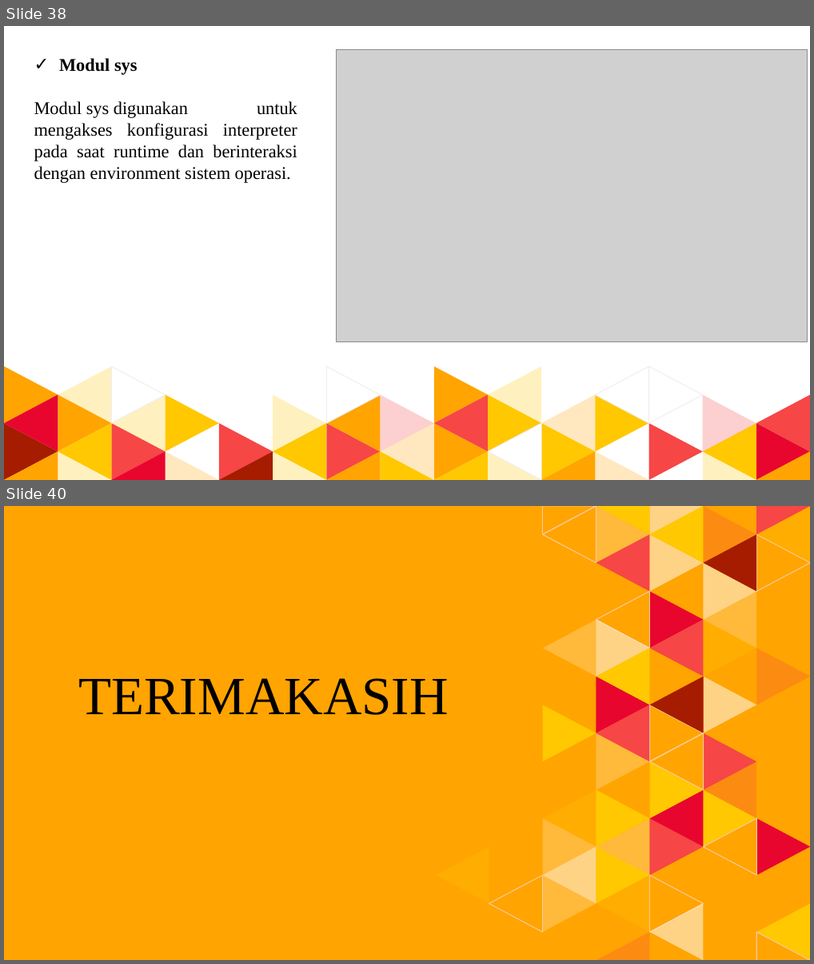
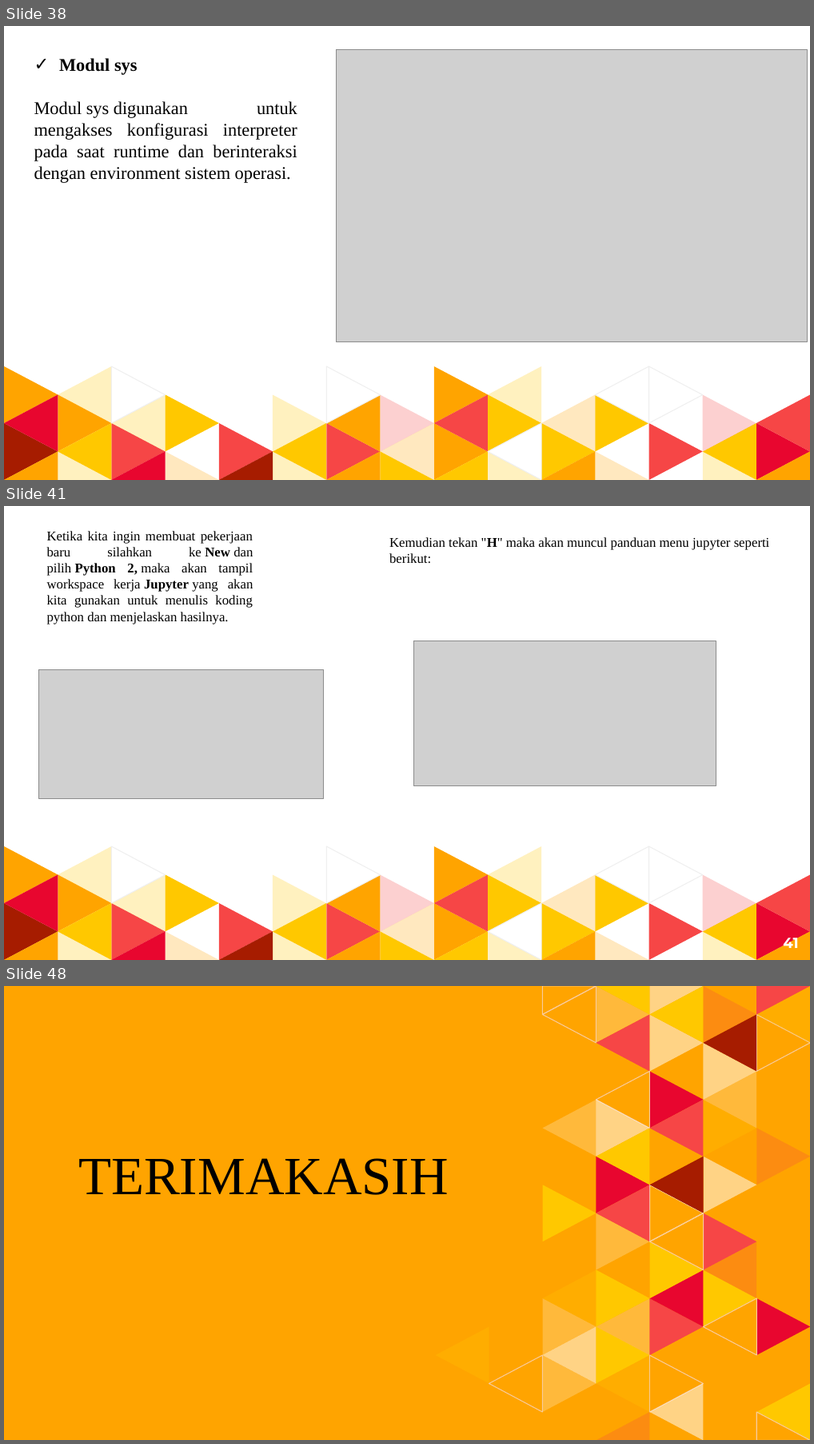
Before and after one commit to dimasaripratama/Pengantar-Deep-Learning, a slide deck: Tugas 1/DimasAriPratama_51415918_4IA17.pptx. Shown one above the other, each under a label of ours: slides 38 and 40 before the commit, slides 38, 41 and 48 after it; the slides between them are not shown. The pictures are 814x964 and 814x1444 pixels, drawn with LibreOffice and Linux fonts; fonts in the diff are those of the drawing; grey boxes stand for pictures. Boxes give left, top, right and bottom in pixels: in the first picture for what was removed or moved away, otherwise in the second. Text is boxed around its words. In the diff, an @@ line names an element or a change of style, - is before the commit and + after.

```diff
--- a/Tugas 1/DimasAriPratama_51415918_4IA17.pptx
+++ b/Tugas 1/DimasAriPratama_51415918_4IA17.pptx
@@ slide 41 added at (4,506,810,960), background #FFFFFF; not listed: 48 template elements that a slide beside it also shows @@
@@ text added at (47,531,254,624), 12 pt, text #000000 @@
+Ketika kita ingin membuat pekerjaan baru silahkan ke New dan pilih Python 2, maka akan tampil workspace kerja Jupyter yang akan kita gunakan untuk menulis koding python dan menjelaskan hasilnya.
@@ text added at (390,537,770,563), 12 pt, text #000000 @@
+Kemudian tekan "H" maka akan muncul panduan menu jupyter seperti berikut:
@@ picture added at (414,641,717,786) @@
@@ picture added at (38,670,324,799) @@
@@ page number added at (783,933,798,952), 13 pt, text #FFFFFF, bold @@
+41
@@ what was slide 40 is now slide 48 @@
```
Also in this commit, not shown: 1 slide changed, 7 other slides added.
